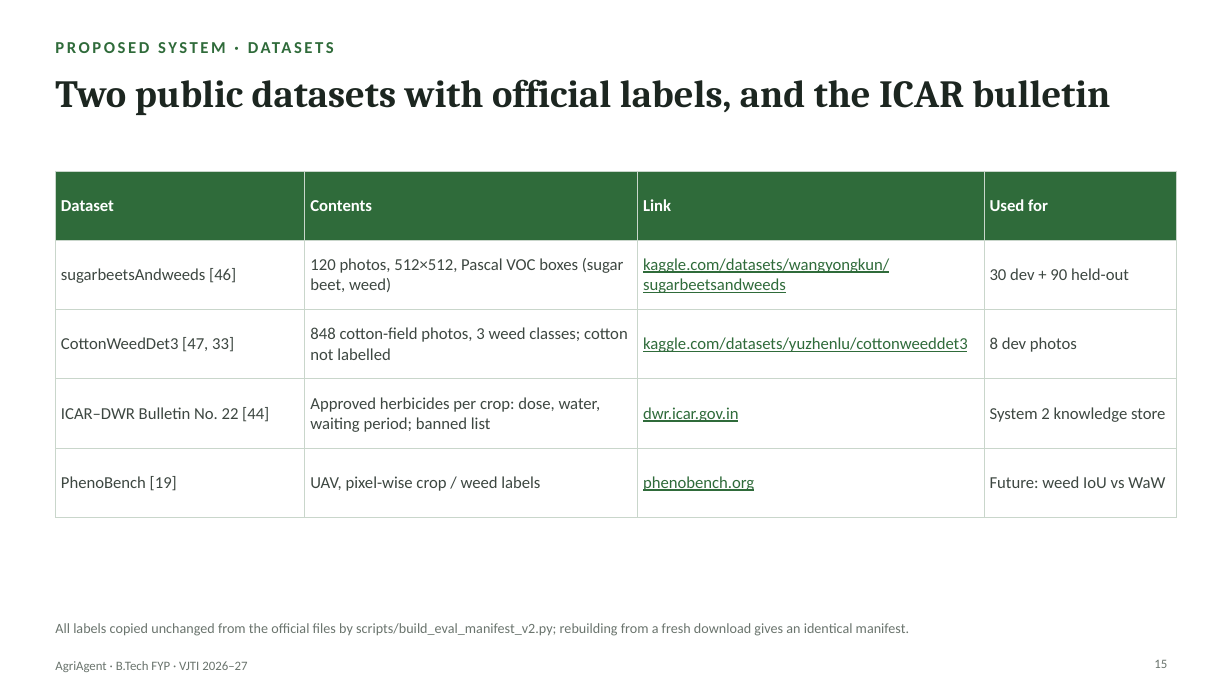
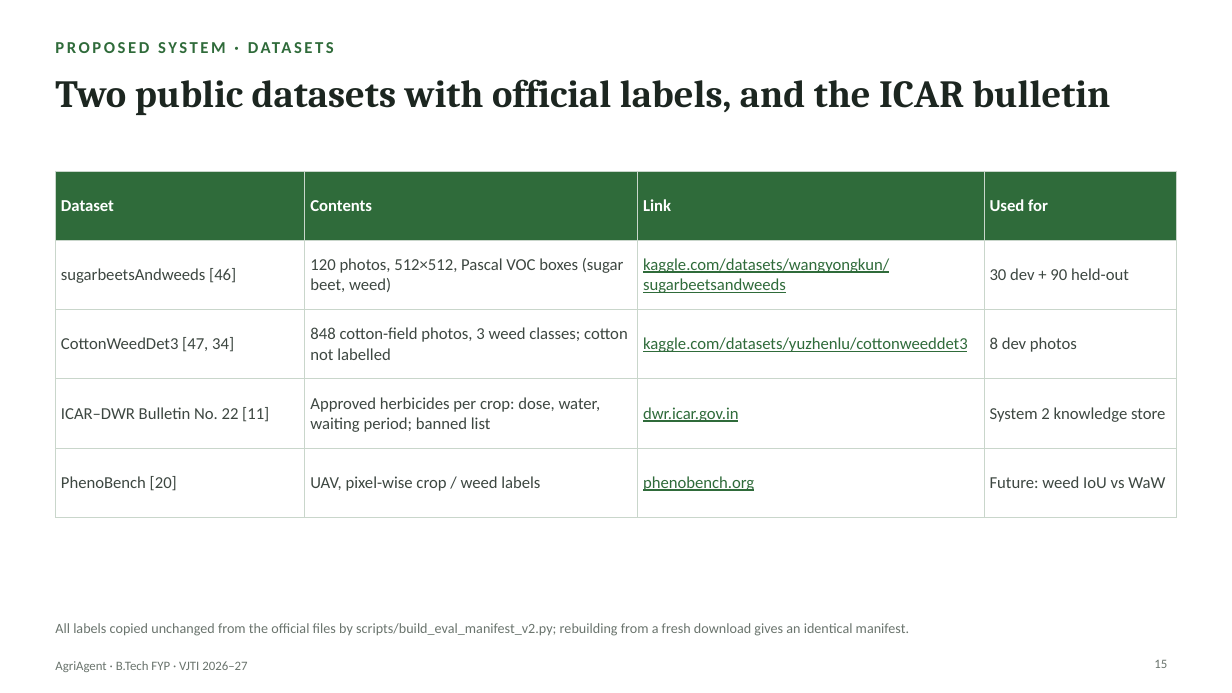
Before and after one commit to Chaitanya-666/agriAgent, a slide deck: slide 15 of docs/slides/AgriAgent_FYP_Presentation.pptx. Drawn at 1232x693 pixels with LibreOffice and Linux fonts; fonts in the diff are those of the drawing. Boxes give left, top, right and bottom in pixels: in the first picture for what was removed or moved away, otherwise in the second. Text is boxed around its words. In the diff, an @@ line names an element or a change of style, - is before the commit and + after.

```diff
--- a/docs/slides/AgriAgent_FYP_Presentation.pptx
+++ b/docs/slides/AgriAgent_FYP_Presentation.pptx
@@ table at (x1=55, y1=171, x2=1177, y2=495) @@
-row 3, column 1: CottonWeedDet3 [47, 33]
+row 3, column 1: CottonWeedDet3 [47, 34]
-row 4, column 1: ICAR–DWR Bulletin No. 22 [44]
+row 4, column 1: ICAR–DWR Bulletin No. 22 [11]
-row 5, column 1: PhenoBench [19]
+row 5, column 1: PhenoBench [20]
```
Also in this commit, not shown: 19 other slides changed, 29 other files.
